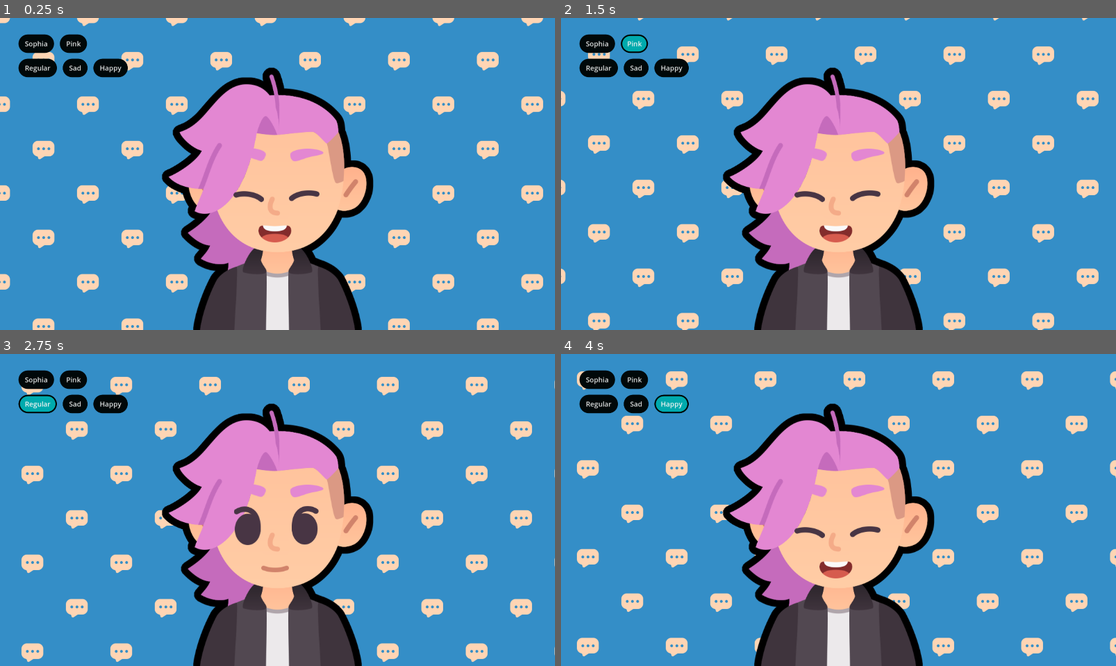
Above: before the commit, frames 1-4 (two rows, left to right).
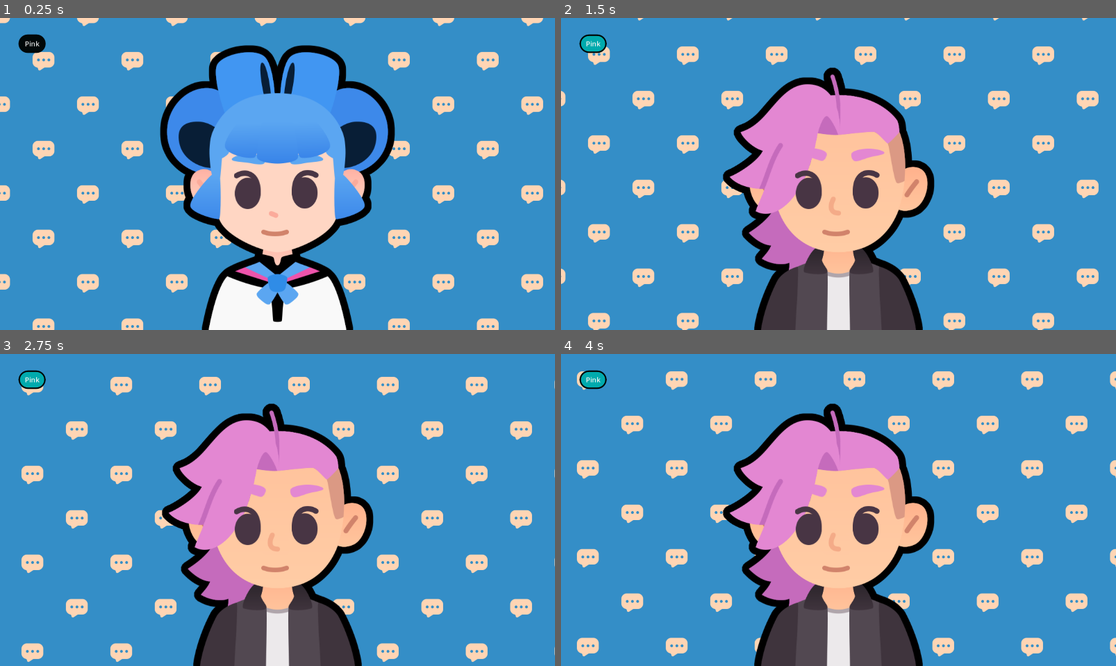
Above: after the commit, the same moments.

Repository: sserenitea/M7-Telling-a-Story
Game: Godot game, scene res://lessons/expressions.tscn
Same seed, same stepped clock (60 frames per second), same inputs: the game is played once before the commit and once after it. The project has no main scene, so this scene is started directly.
Inputs:
- Up to frame 1 (0.25 s): no input
- Up to frame 2 (1.5 s): click "Sophia" (after the commit: "Pink") at 0.5 s; click "Pink" at 1.25 s
- Up to frame 3 (2.75 s): click "Regular" (after the commit: "Pink") at 2 s
- Up to frame 4 (4 s): click "Sad" (after the commit: "Pink") at 2.75 s; click "Happy" (after the commit: "Pink") at 3.5 s

The runs differ from the first frame. In frame 1, 29% of the frame differs, in the area x 3-72%, y 5-100%; in frame 2, 2.6%; in frame 3, 1.5%; in frame 4, 2.6%.

Commit message:
L9 progress

Diff:
--- a/M07.telling_a_story_workbook/lessons/expressions.gd
+++ b/M07.telling_a_story_workbook/lessons/expressions.gd
@@ -2,11 +2,8 @@
 
 @onready var body: TextureRect = %Body
 @onready var expression: TextureRect = %Expression
-@onready var button_sophia: Button = %ButtonSophia
-@onready var button_pink: Button = %ButtonPink
-@onready var button_regular: Button = %ButtonRegular
-@onready var button_sad: Button = %ButtonSad
-@onready var button_happy: Button = %ButtonHappy
+@onready var row_bodies: HBoxContainer = $VBoxContainer/RowBodies
+@onready var row_expressions: HBoxContainer = $VBoxContainer/RowExpressions
 
 var bodies := {
 	"sophia": preload("res://assets/sophia.png"),
@@ -19,22 +16,14 @@
 	"sad": preload("res://assets/emotion_sad.png")
 }
 
+func create_button_pink() -> void:
+	var button := Button.new()
+	row_bodies.add_child(button)
+	var key := "pink"
+	button.text = key.capitalize()
+	button.pressed.connect(func() -> void:
+		body.texture = bodies[key]
+	)
+
 func _ready() -> void:
-	body.texture = bodies["pink"]
-	expression.texture = expressions["happy"]
-
-	button_sophia.pressed.connect(func() -> void:
-		body.texture = bodies["sophia"]
-	)
-	button_pink.pressed.connect(func() -> void:
-		body.texture = bodies["pink"]
-	)
-	button_regular.pressed.connect(func() -> void:
-		expression.texture = expressions["regular"]
-	)
-	button_sad.pressed.connect(func() -> void:
-		expression.texture = expressions["sad"]
-	)
-	button_happy.pressed.connect(func() -> void:
-		expression.texture = expressions["happy"]
-	)
+	create_button_pink()
--- a/M07.telling_a_story_workbook/lessons/expressions.tscn
+++ b/M07.telling_a_story_workbook/lessons/expressions.tscn
@@ -69,33 +69,8 @@
 offset_bottom = 205.0
 metadata/_edit_group_ = true
 
-[node name="HBoxContainer" type="HBoxContainer" parent="VBoxContainer"]
+[node name="RowBodies" type="HBoxContainer" parent="VBoxContainer"]
 layout_mode = 2
 
-[node name="ButtonSophia" type="Button" parent="VBoxContainer/HBoxContainer"]
-unique_name_in_owner = true
+[node name="RowExpressions" type="HBoxContainer" parent="VBoxContainer"]
 layout_mode = 2
-text = "Sophia"
-
-[node name="ButtonPink" type="Button" parent="VBoxContainer/HBoxContainer"]
-unique_name_in_owner = true
-layout_mode = 2
-text = "Pink"
-
-[node name="HBoxContainer2" type="HBoxContainer" parent="VBoxContainer"]
-layout_mode = 2
-
-[node name="ButtonRegular" type="Button" parent="VBoxContainer/HBoxContainer2"]
-unique_name_in_owner = true
-layout_mode = 2
-text = "Regular"
-
-[node name="ButtonSad" type="Button" parent="VBoxContainer/HBoxContainer2"]
-unique_name_in_owner = true
-layout_mode = 2
-text = "Sad"
-
-[node name="ButtonHappy" type="Button" parent="VBoxContainer/HBoxContainer2"]
-unique_name_in_owner = true
-layout_mode = 2
-text = "Happy"
